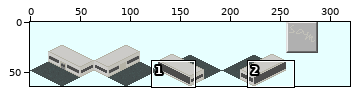
Sprite sheet: source/Simple_Station_Sample.png. The first picture is a wide view before the edit; the outline marks the close-up.
Close-up. Before the commit:
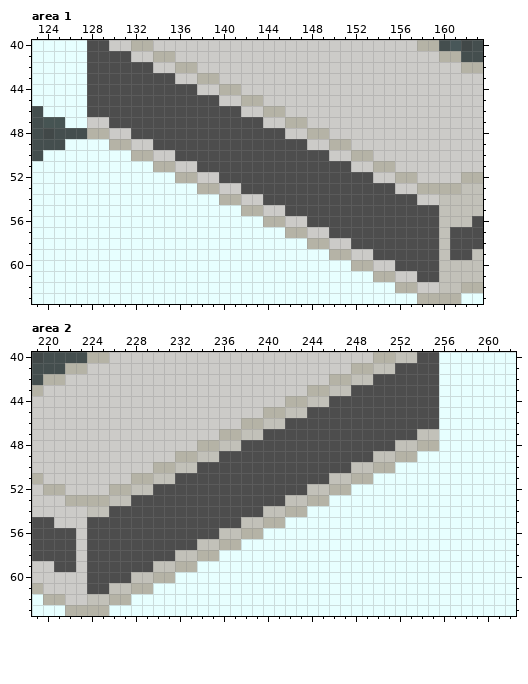
The file is 320x64 pixels. Colours within 5 levels of each other are drawn and written as one. Shown: area 1: x 123..163, y 40..63; area 2: x 219..262, y 40..63.
New version:
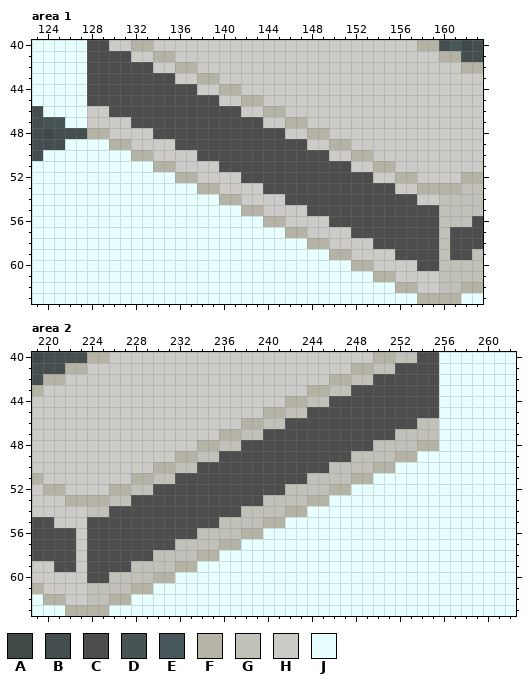
Palette (. is transparent): A #414848  B #444e4e  C #4d4d4d  D #465453  E #485759  F #b5b3a6  G #c2c1b9  H #cccbc8  J #e7ffff
The edit:
Area 1:
The edit turns colour C into colour H in row 46 at x 128 to 129; in row 47 at x 130 to 131; in row 48 at x 132 to 133; in row 49 at x 134 to 135; in row 50 at x 136 to 137; in row 51 at x 138 to 139.
The edit turns colour C into colour H in row 52 at x 140 to 141; in row 53 at x 142 to 143; in row 54 at x 144 to 145; in row 55 at x 146 to 147; in row 56 at x 148 to 149; in row 57 at x 150 to 151.
The edit turns colour C into colour H in row 58 at x 152 to 153; in row 59 at x 154 to 155; in row 60 at x 156 to 157; in row 61 at x 158 to 159.
Area 2:
The edit turns colour C into colour G in row 46 at x 254 to 255; in row 47 at x 252 to 253; in row 48 at x 250 to 251; in row 49 at x 248 to 249; in row 50 at x 246 to 247; in row 51 at x 244 to 245.
The edit turns colour C into colour G in row 52 at x 242 to 243; in row 53 at x 240 to 241; in row 54 at x 238 to 239; in row 55 at x 236 to 237; in row 56 at x 234 to 235; in row 57 at x 232 to 233.
The edit turns colour C into colour G in row 58 at x 230 to 231; in row 59 at x 228 to 229; in row 60 at x 226 to 227; in row 61 at x 224 to 225.
Boxes around the changes in both close-ups, in picture pixels (x1, y1, x2, y2):
changed: (87, 106, 439, 282)
changed: (87, 418, 439, 594)
